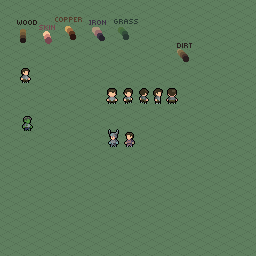
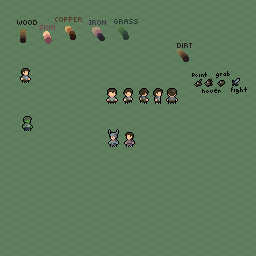
The second (256, 256) image is a revision of the first. Changes to its layers:
added layer "Layer 5" in group "Player animation" over [192, 71, 247, 94]
